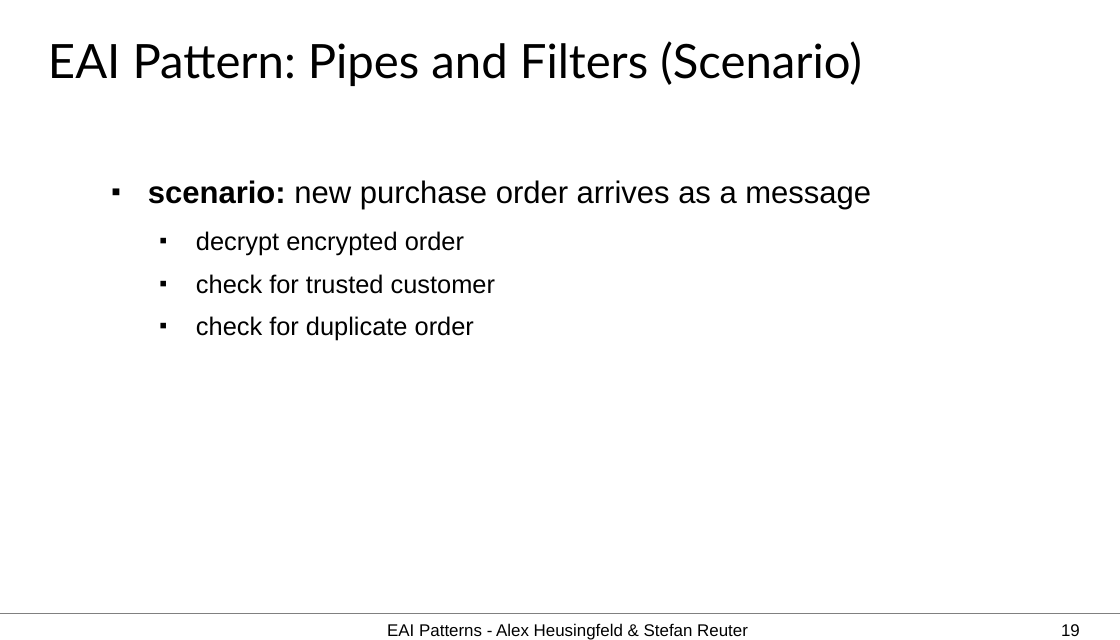
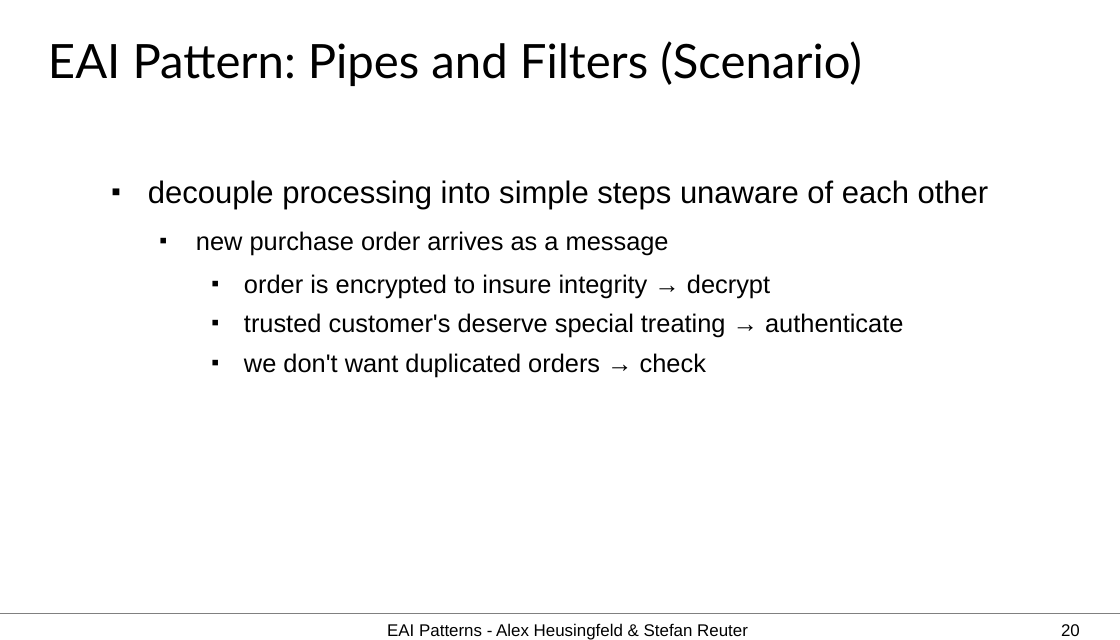
Before and after one commit to aheusingfeld/javaone2012, a slide deck: slide 20 of slides/eai-slides.odp (slide 19 before the commit). Drawn at 1120x640 pixels with LibreOffice and Linux fonts; fonts in the diff are those of the drawing. Boxes give left, top, right and bottom in pixels: in the first picture for what was removed or moved away, otherwise in the second. Text is boxed around its words. In the diff, an @@ line names an element or a change of style, - is before the commit and + after.

```diff
--- a/slides/eai-slides.odp
+++ b/slides/eai-slides.odp
@@ text at <box>148,180,989,378</box>: text changed @@
-■ scenario: new purchase order arrives as a message
-  ■ decrypt encrypted order
-  ■ check for trusted customer
-  ■ check for duplicate order
+■ decouple processing into simple steps unaware of each other
+  ■ new purchase order arrives as a message
+    ■ order is encrypted to insure integrity → decrypt
+    ■ trusted customer's deserve special treating → authenticate
+    ■ we don't want duplicated orders → check
@@ page number at <box>1061,624,1080,636</box>: text changed @@
-19
+20
```
Also in this commit, not shown: 21 other slides changed, 3 slides added, 1 slide removed, 1 other file.
